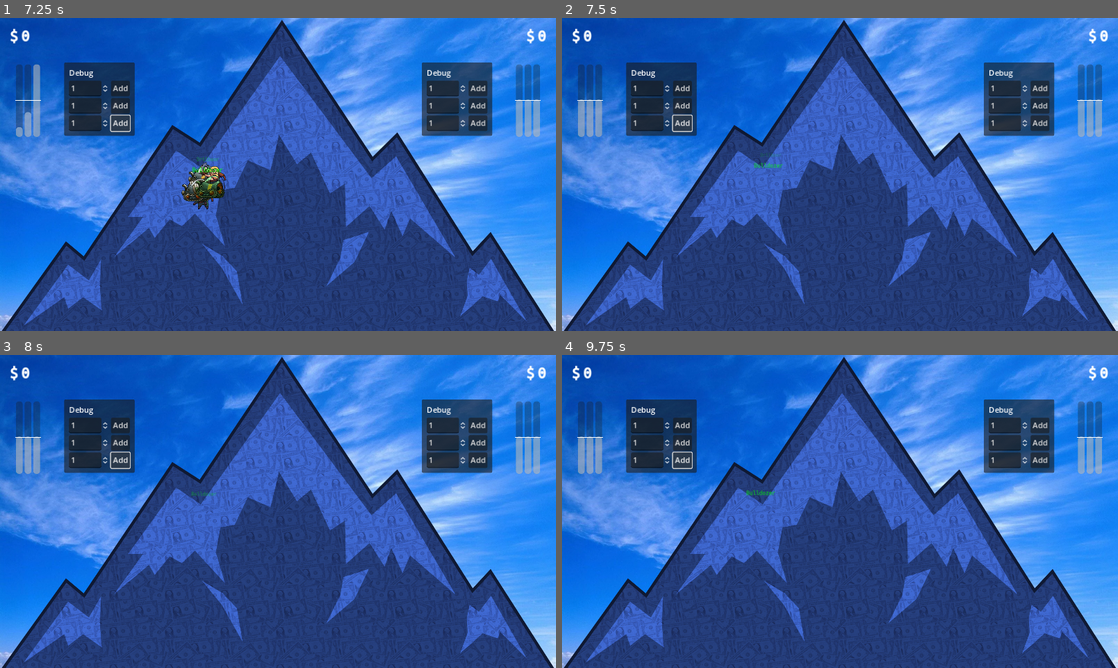
Above: before the commit, frames 1-4 (two rows, left to right).
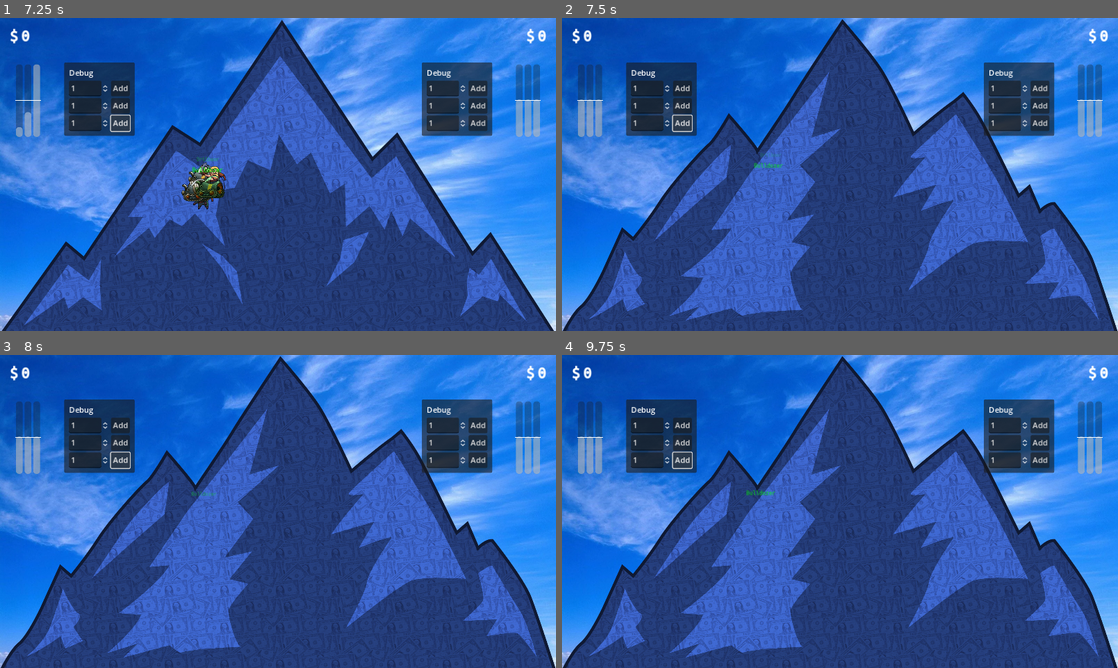
Above: after the commit, the same moments.

Repository: kwint/nfc-card-game
Game: Godot game, scene res://Scenes/Dashboard.tscn
Two runs of this game, one before a commit and one after it. Both use one fixed random seed, a clock stepped at 60 frames per second and the inputs below.
Inputs:
- Up to frame 1 (7.25 s): click "Add" at 0.5 s; click "Add" at 1.25 s; click "Add" at 2 s; click "Add" at 2.75 s; click "Add" at 3.5 s; click "Add" at 4.25 s; click "Add" at 5 s; click "Add" at 5.75 s; click "Add" at 6.5 s
- Up to frame 2 (7.5 s): tap M (next_mine) at 7.35 s
- Up to frame 3 (8 s): no input
- Up to frame 4 (9.75 s): tap M (next_mine) at 8.1, 9.05, 9.6 s; tap Enter at 8.75 s; tap R (reconnect) at 8.85 s

Frame 1 is identical in both runs. In frame 2, 27% of the frame differs, in the area x 0-100%, y 0-100%; in frame 3, 27%; in frame 4, 27%.

Commit message:
When switching mine, switch mountain texture

Diff:
--- a/dashboard/Scenes/Dashboard.tscn
+++ b/dashboard/Scenes/Dashboard.tscn
@@ -1,12 +1,14 @@
-[gd_scene load_steps=12 format=3 uid="uid://ca1ddejybbu0g"]
+[gd_scene load_steps=14 format=3 uid="uid://ca1ddejybbu0g"]
 
 [ext_resource type="Script" path="res://Scripts/GameController.gd" id="1_y0gn5"]
 [ext_resource type="Theme" uid="uid://n2sj11gmuqmo" path="res://Themes/MoneyFont.tres" id="2_1f4xi"]
 [ext_resource type="Script" path="res://Scripts/WebSocketClient.gd" id="2_tpx8r"]
+[ext_resource type="Texture2D" uid="uid://b42udxqeucn7a" path="res://Sprites/Mountain/mountain2.png" id="3_5al7l"]
 [ext_resource type="Texture2D" uid="uid://dlpgymkkdtcdc" path="res://Sprites/Mountain/sky.webp" id="3_f71f4"]
 [ext_resource type="Script" path="res://Scripts/MinerGrid.gd" id="3_gpr4m"]
 [ext_resource type="Script" path="res://Scripts/MoneyDisplay.gd" id="3_o437a"]
 [ext_resource type="PackedScene" uid="uid://c223vha4r3wq7" path="res://Prefabs/BalanceGauge.tscn" id="3_oc27c"]
+[ext_resource type="Texture2D" uid="uid://clmxjx3r3lipd" path="res://Sprites/Mountain/mountain3.png" id="4_bhlf6"]
 [ext_resource type="Texture2D" uid="uid://cnsgveexu0abx" path="res://Sprites/Mountain/mountain1.png" id="4_ca4uh"]
 [ext_resource type="Script" path="res://Scripts/Debug/Panel.gd" id="5_c15vj"]
 [ext_resource type="Script" path="res://Scripts/Debug/AddMiners.gd" id="6_gq5dx"]
@@ -17,6 +19,7 @@
 
 [node name="GameController" type="Node" parent="."]
 script = ExtResource("1_y0gn5")
+mountain_textures = Array[Texture2D]([ExtResource("4_ca4uh"), ExtResource("3_5al7l"), ExtResource("4_bhlf6")])
 
 [node name="StatsHttpClient" type="HTTPRequest" parent="GameController"]
 body_size_limit = 24000000
--- a/dashboard/Scripts/GameController.gd
+++ b/dashboard/Scripts/GameController.gd
@@ -18,6 +18,10 @@
   Global.TeamId.TEAM1: $"../Viewport/BalanceGaugeTeam1",
   Global.TeamId.TEAM2: $"../Viewport/BalanceGaugeTeam2",
 };
+@onready var background = $"../Viewport/Background";
+@onready var mountain = $"../Viewport/AspectRatioContainer/ReferenceRect/Mountain";
+
+@export var mountain_textures: Array[Texture2D] = [];
 
 var mine_id: int = Global.MINE_IDS[0];
 
@@ -78,13 +82,20 @@
 	self.mine_id = mine_id;
 	self.reconnect();
 
+	if !self.mountain_textures.is_empty():
+		self.mountain.texture = self.mountain_textures[self.get_mine_index() % self.mountain_textures.size()];
+
 
 func cycle_mine():
-	var current_index = Global.MINE_IDS.find(self.mine_id);
-	if current_index == -1:
+	var next_mine_id = Global.MINE_IDS[(get_mine_index() + 1) % Global.MINE_IDS.size()];
+	self.switch_mine(next_mine_id);
+
+
+func get_mine_index() -> int:
+	var i = Global.MINE_IDS.find(self.mine_id);
+	if i == -1:
 		assert(false, "Unknown mine ID");
-	var next_mine_id = Global.MINE_IDS[(current_index + 1) % Global.MINE_IDS.size()];
-	self.switch_mine(next_mine_id);
+	return i;
 
 
 func fetch_stats():
